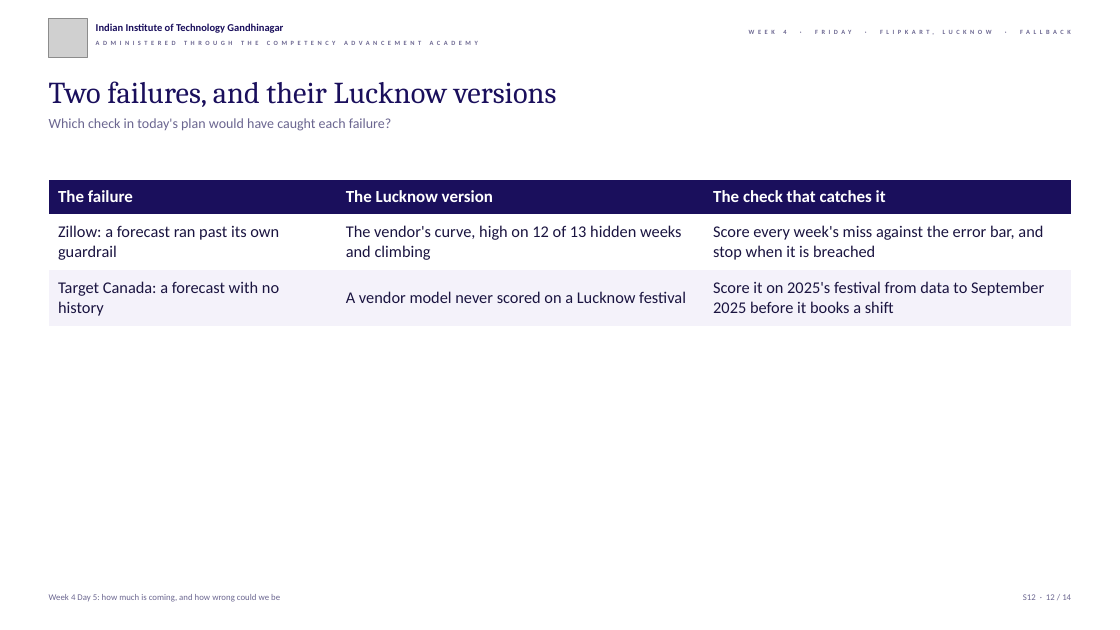
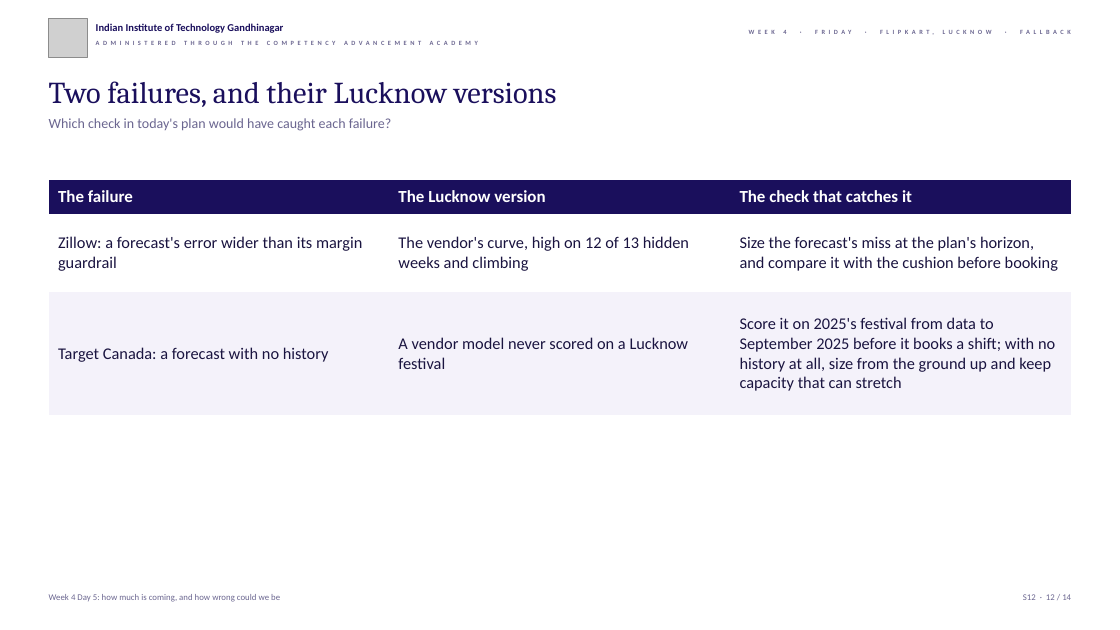
Before and after one commit to fde-academy-lab/c2-content-factory, a slide deck: slide 12 of content/W04/D5/slides/C2_W04_D05_fallback_STUDENT.pptx. Drawn at 1120x630 pixels with LibreOffice and Linux fonts; fonts in the diff are those of the drawing; grey boxes stand for pictures; background and template pictures are left out. Boxes give left, top, right and bottom in pixels: in the first picture for what was removed or moved away, otherwise in the second. Text is boxed around its words. In the diff, an @@ line names an element or a change of style, - is before the commit and + after.

```diff
--- a/content/W04/D5/slides/C2_W04_D05_fallback_STUDENT.pptx
+++ b/content/W04/D5/slides/C2_W04_D05_fallback_STUDENT.pptx
@@ table at bbox=[49, 180, 1071, 415] @@
-row 2, column 1: Zillow: a forecast ran past its own guardrail
+row 2, column 1: Zillow: a forecast's error wider than its margin guardrail
-row 2, column 3: Score every week's miss against the error bar, and stop when it is breached
+row 2, column 3: Size the forecast's miss at the plan's horizon, and compare it with the cushion before booking
-row 3, column 3: Score it on 2025's festival from data to September 2025 before it books a shift
+row 3, column 3: Score it on 2025's festival from data to September 2025 before it books a shift; with no history at all, size from the ground up and keep capacity that can stretch
```
Also in this commit, not shown: 5 other slides changed, 8 other files.
